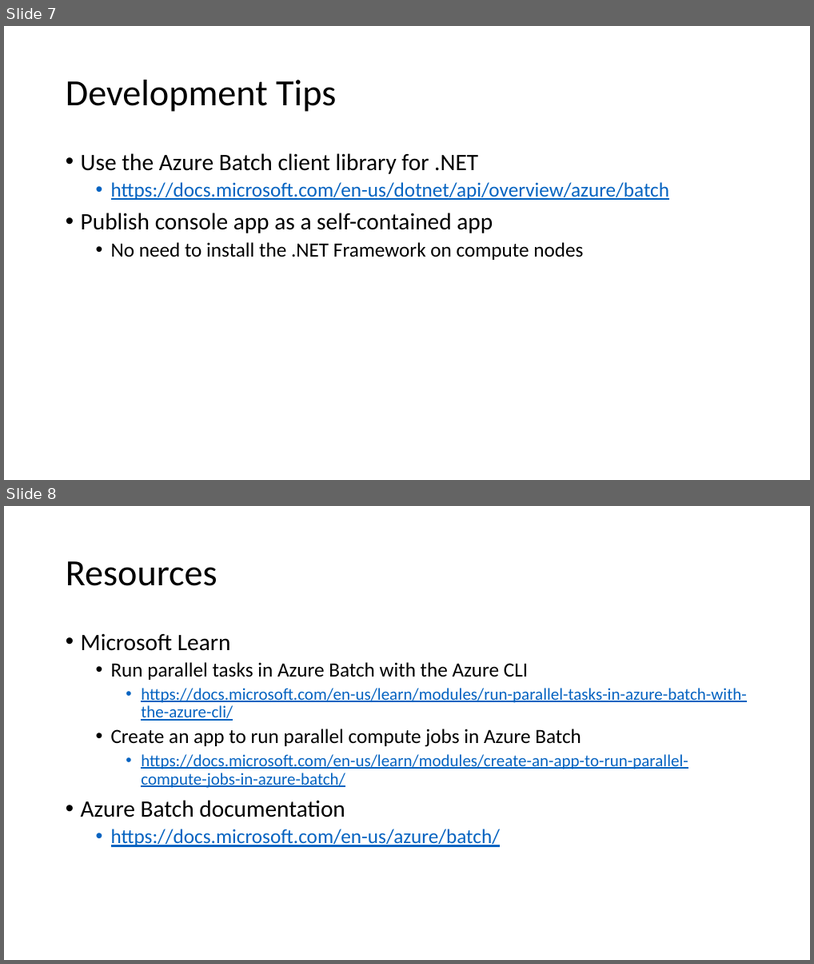
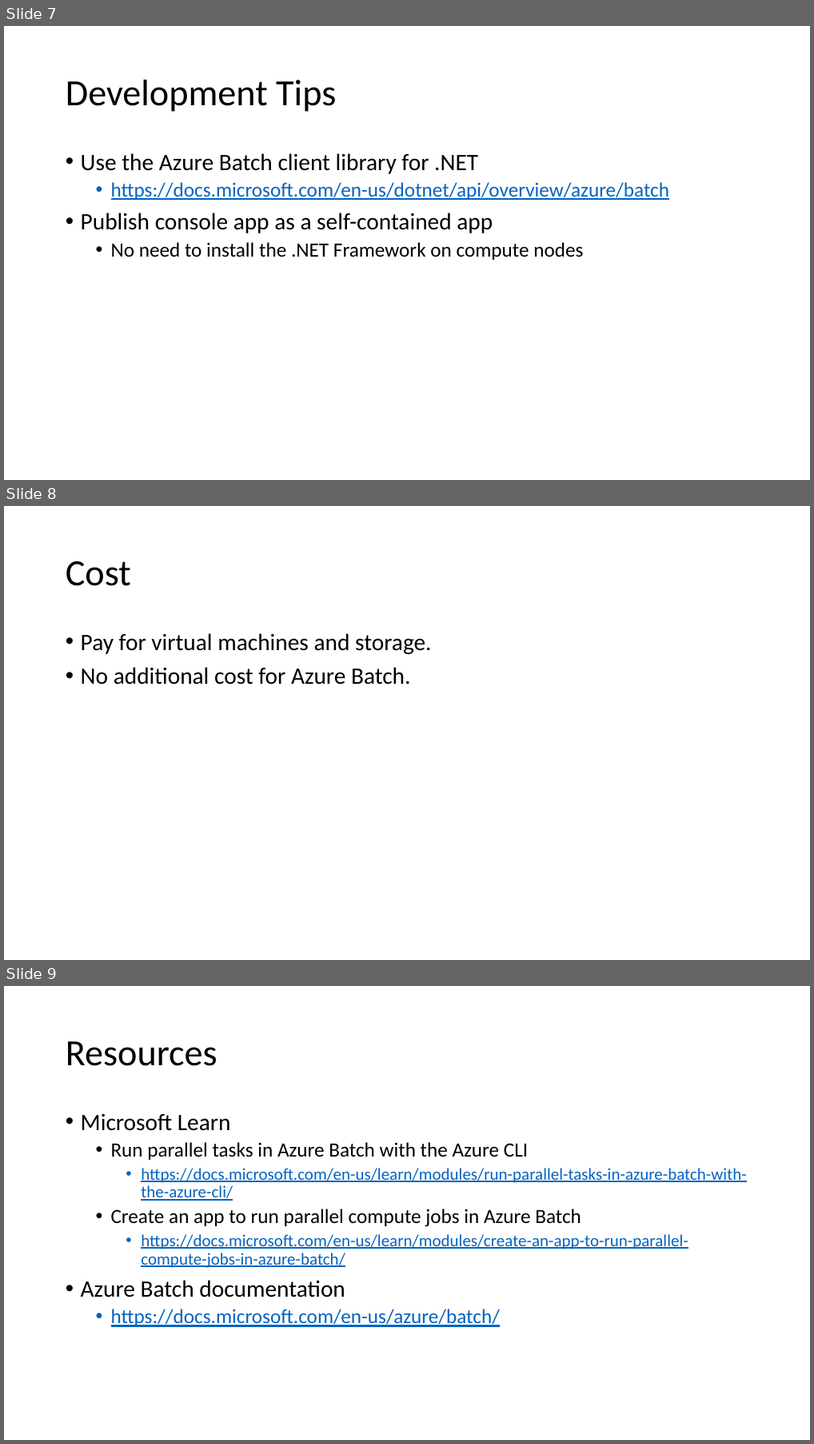
Before and after one commit to farooq-teqniqly/yt-azure-batch, a slide deck: docs/Azure Batch.pptx. Shown one above the other, each under a label of ours: slides 7 and 8 before the commit, slides 7, 8 and 9 after it. The pictures are 814x964 and 814x1444 pixels, drawn with LibreOffice and Linux fonts; fonts in the diff are those of the drawing. Boxes give left, top, right and bottom in pixels: in the first picture for what was removed or moved away, otherwise in the second. Text is boxed around its words. In the diff, an @@ line names an element or a change of style, - is before the commit and + after.

Commit message:
Added cost slide to ppt deck

```diff
--- a/docs/Azure Batch.pptx
+++ b/docs/Azure Batch.pptx
@@ slide 8 added at [4,506,810,960], background #FFFFFF @@
@@ title added at [66,561,131,586], 44 pt, text #000000 @@
+Cost
@@ text added at [81,633,431,684], 28 pt, text #000000 @@
+• Pay for virtual machines and storage.
+• No additional cost for Azure Batch.
@@ what was slide 8 is now slide 9 @@
```
